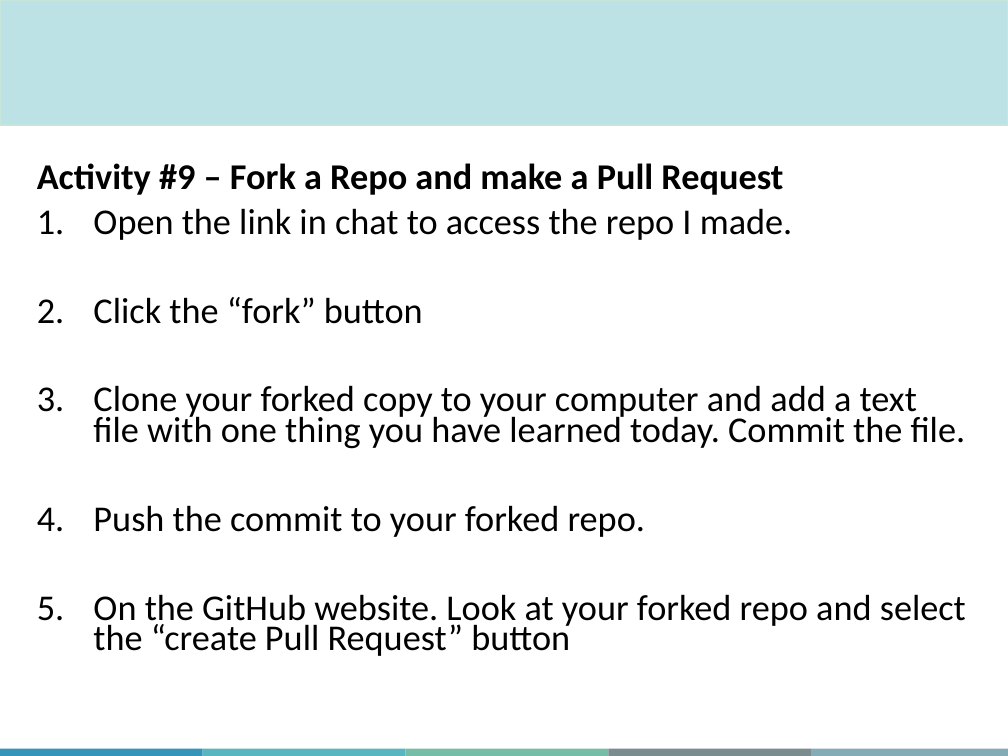
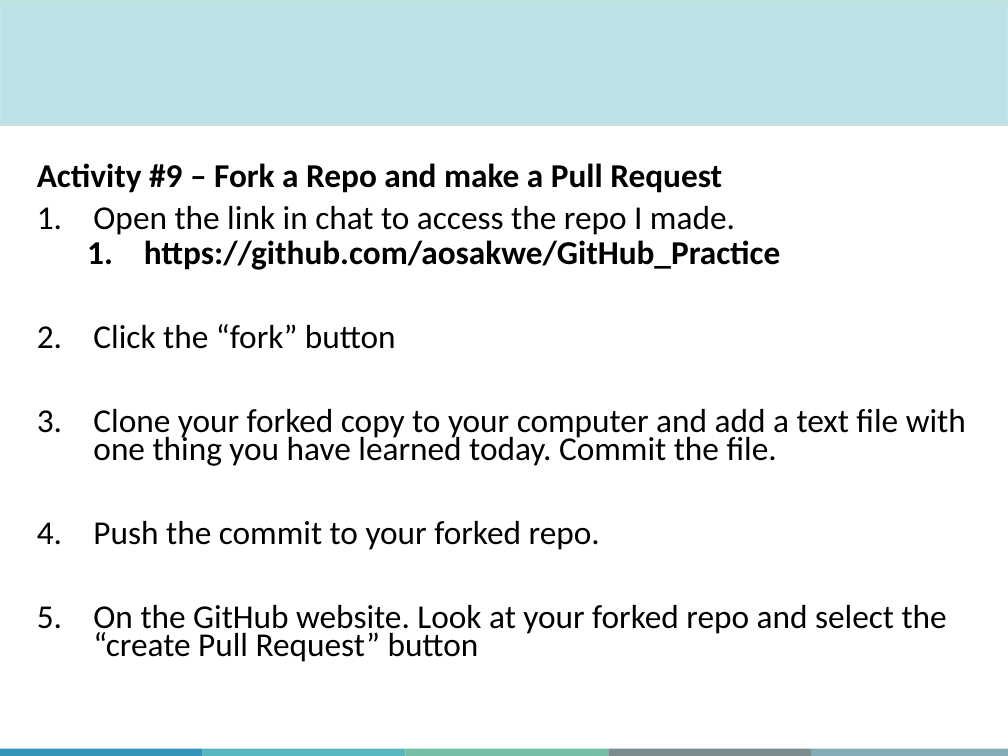
Before and after one commit to aosakwe/MiCM_IntroToGitHub, a slide deck: slide 61 of Slides/MiCM_GitHub_Workshop_Summer24.pptx. Drawn at 1008x756 pixels with LibreOffice and Linux fonts; fonts in the diff are those of the drawing; background and template pictures are left out. Boxes give left, top, right and bottom in pixels: in the first picture for what was removed or moved away, otherwise in the second. Text is boxed around its words. In the diff, an @@ line names an element or a change of style, - is before the commit and + after.

```diff
--- a/Slides/MiCM_GitHub_Workshop_Summer24.pptx
+++ b/Slides/MiCM_GitHub_Workshop_Summer24.pptx
@@ text at [37,163,966,662]: size 25.9 to 23.8 pt in "Activity #9 – Fork a Repo and ...", "Open the link in chat to access ...", "Click the “fork” button", "Clone your forked copy to your computer ..." and 2 more places @@
@@ text at [144,240,781,270]: paragraph added @@
+  1. https://github.com/aosakwe/GitHub_Practice
```
Also in this commit, not shown: 1 other slide changed.
